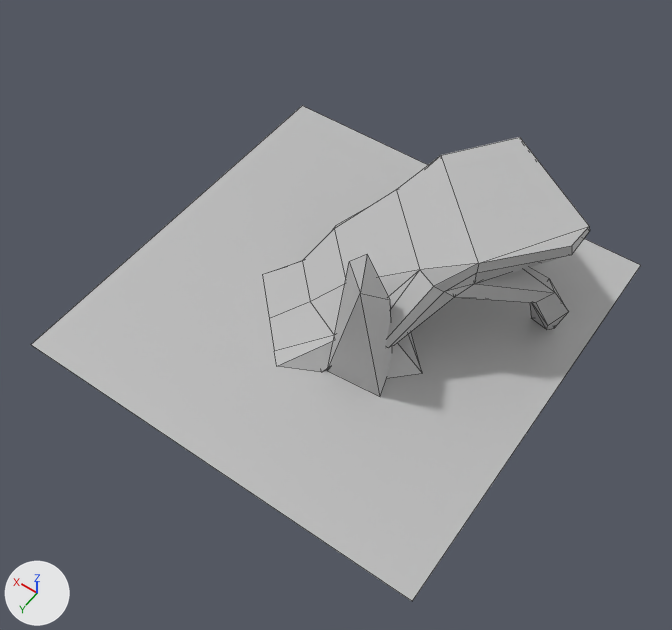
Before and after pictures for a commit that changed the FBX model Assets/Meshes/Q5.fbx.
The view is the same before and after, from a camera (50 mm lens) standing at (-6.06, 8.8, 13.32) and looking at (-0.7, 1.3, 1.54). The lights are fixed; the arrows at lower left show +X, +Y and +Z. Mesh edges are drawn as thin lines. Where no turn or scale is listed for an object, it has been applied to the vertices.

In view in the first picture: 'Floor1', 'obj6_13_06', 'obj7_11_08', 'pCube1'.
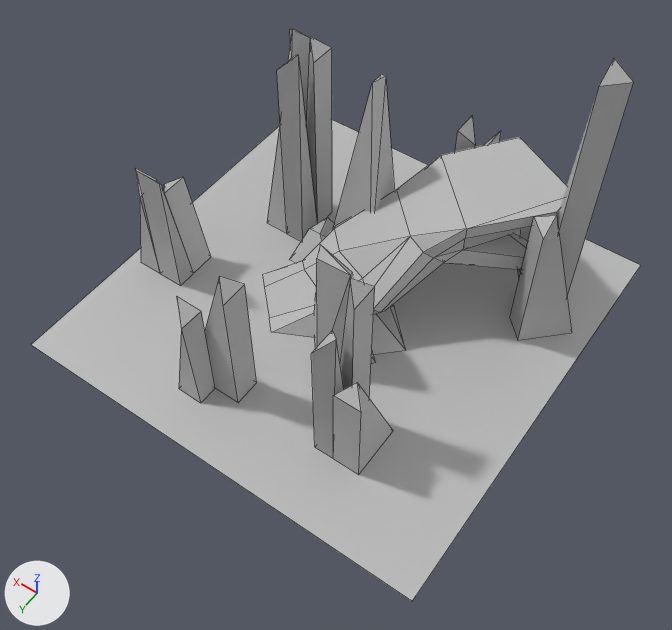
Patch to the scene script:
```diff
--- a/Assets/Meshes/Q5.fbx.py
+++ b/Assets/Meshes/Q5.fbx.py
@@ me_mesh_003 @@
 # used by ob_pcube1; location = (-0.97, -0.72, 1.26)
-me_mesh_003.from_pydata(...)  # 79 vertices, 88 faces; spans x -2.59..2.65, y -2.55..2.56, z -1.26..1.26
+me_mesh_003.from_pydata(...)  # 79 vertices, 88 faces; spans x -2.06..2.65, y -2.55..2.04, z -1.26..1.26
+# me_mesh_003 part 1: 43 of the vertices in x -2.59..1.9, y -1.32..2.56, z -1.26..1.26 are moved by (0.53, -0.53, 0.0)
 me_mesh_003.materials.append(mat_lambert1)
@@ me_mesh_010 @@
+me_mesh_010.from_pydata(...)  # 17 vertices, 18 faces; spans x -0.44..0.44, y -0.5..0.5, z -1.31..1.31
+me_mesh_010.materials.append(mat_lambert1)  # grey #bcbcbc
@@ me_mesh_008 @@
+me_mesh_008.from_pydata(...)  # 17 vertices, 18 faces; spans x -0.44..0.44, y -0.5..0.5, z -2.06..2.06
+me_mesh_008.materials.append(mat_lambert1)  # grey #bcbcbc
@@ me_mesh_011 @@
+me_mesh_011.from_pydata(...)  # 13 vertices, 12 faces; spans x -0.66..0.4, y -0.66..0.66, z -2.69..2.69
+me_mesh_011.materials.append(mat_lambert1)  # grey #bcbcbc
@@ me_mesh_006 @@
+me_mesh_006.from_pydata(...)  # 17 vertices, 18 faces; spans x -0.5..0.5, y -0.44..0.44, z -1.31..1.31
+me_mesh_006.materials.append(mat_lambert1)  # grey #bcbcbc
@@ me_mesh_007 @@
+me_mesh_007.from_pydata([(0.5, 0.5, -2.06), (0.0, -0.12, 1.81), (-0.25, -0.12, 2.06), (-0.5, 0.5, -2.06), (0.5, -0.5, -2.06), (0.0, -0.37, 1.81), (-0.5, -0.5, -2.06)], [], [(2, 1, 3), (1, 0, 3), (1, 5, 4, 0), (2, 5, 1), (3, 6, 2), (0, 4, 6, 3), (2, 6, 5), (5, 6, 4)])
+me_mesh_007.materials.append(mat_lambert1)  # grey #bcbcbc
@@ me_mesh_005 @@
+me_mesh_005.from_pydata(...)  # 17 vertices, 18 faces; spans x -0.44..0.44, y -0.5..0.5, z -1.81..1.81
+me_mesh_005.materials.append(mat_lambert1)  # grey #bcbcbc
@@ me_mesh_009 @@
+me_mesh_009.from_pydata(...)  # 13 vertices, 12 faces; spans x -0.5..0.5, y -0.44..0.44, z -2.69..0.19
+me_mesh_009.materials.append(mat_lambert1)  # grey #bcbcbc
@@ ob_obj7_11_07 @@
 ob_obj7_11_07 = bpy.data.objects.new('obj7_11_07', me_mesh_001)
-ob_obj7_11_07.location = (0.0, -1.0, 0.38)
+ob_obj7_11_07.location = (1.0, -0.75, 0.38)
@@ ob_obj6_13_06 @@
 ob_obj6_13_06.parent = ob_q5
-ob_obj6_13_06.location = (-100.0, 125.0, -100.0)
+ob_obj6_13_06.location = (-50.0, 125.0, -100.0)
+ob_obj6_13_06.rotation_euler = (0.0, 0.785, 0.0)  # degrees (0, 45, 0)
@@ ob_obj7_11_08 @@
 ob_obj7_11_08 = bpy.data.objects.new('obj7_11_08', me_mesh_002)
-ob_obj7_11_08.location = (-1.25, 0.5, 0.37)
+ob_obj7_11_08.location = (-0.75, 0.25, 0.37)
@@ ob_obj3_col11_022 @@
+ob_obj3_col11_022 = bpy.data.objects.new('obj3_col11_022', me_mesh_010)
+ob_obj3_col11_022.location = (-1.0, -3.0, 1.31)
@@ ob_obj3_col11_020 @@
+ob_obj3_col11_020 = bpy.data.objects.new('obj3_col11_020', me_mesh_008)
+ob_obj3_col11_020.location = (2.0, -1.25, 2.06)
@@ ob_obj3_col11_023 @@
+ob_obj3_col11_023 = bpy.data.objects.new('obj3_col11_023', me_mesh_011)
+ob_obj3_col11_023.location = (-3.0, -1.75, 2.69)
@@ ob_obj3_col11_019 @@
+ob_obj3_col11_019 = bpy.data.objects.new('obj3_col11_019', me_mesh_006)
+ob_obj3_col11_019.location = (3.25, 1.0, 1.31)
@@ ob_obj7_11_012 @@
+ob_obj7_11_012 = bpy.data.objects.new('obj7_11_012', me_mesh_007)
+ob_obj7_11_012.location = (0.5, -1.25, 2.06)
@@ ob_obj3_col11_018 @@
+ob_obj3_col11_018 = bpy.data.objects.new('obj3_col11_018', me_mesh_005)
+ob_obj3_col11_018.location = (-1.75, 2.25, 1.81)
@@ ob_obj3_col11_021 @@
+ob_obj3_col11_021 = bpy.data.objects.new('obj3_col11_021', me_mesh_009)
+ob_obj3_col11_021.location = (0.75, 2.75, 2.69)
```

Boxes (x1, y1, x2, y2) around the edits, measured in the pictures (672 x 630 px):
'pCube1', reshaped (7% narrower, 14% shorter): before (262, 137, 590, 372); after (262, 137, 567, 338)
'obj3_col11_023', added: after (510, 58, 634, 340)
'obj3_col11_020', added: after (267, 29, 332, 241)
'obj3_col11_018', added: after (311, 278, 393, 475)
'obj6_13_06', moved, turned: before (327, 254, 392, 397); after (314, 244, 376, 363)
'obj3_col11_021', added: after (177, 276, 256, 403)
'obj3_col11_019', added: after (135, 168, 211, 286)
'obj7_11_012', added: after (333, 75, 394, 228)
'obj7_11_08', moved: before (387, 332, 422, 378); after (372, 305, 405, 354)
'obj7_11_07', moved (not visible before): after (289, 217, 334, 263)
'obj3_col11_022', added: after (455, 115, 501, 152)
